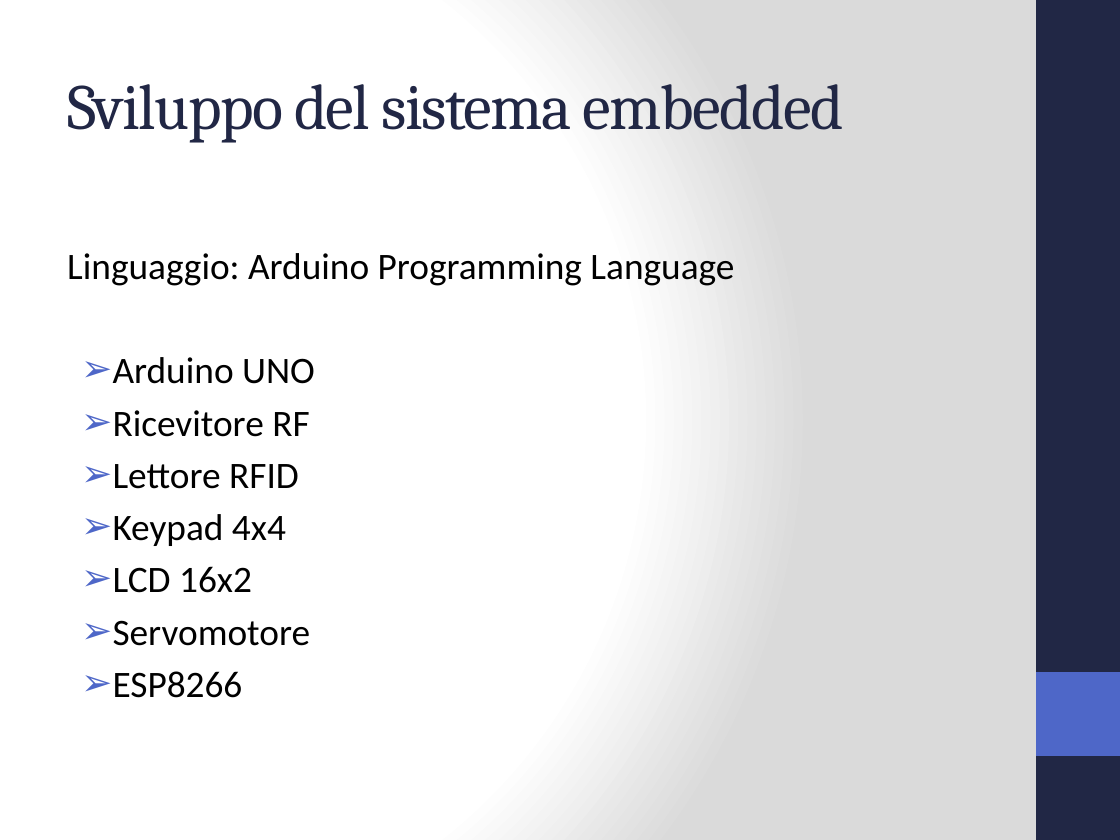
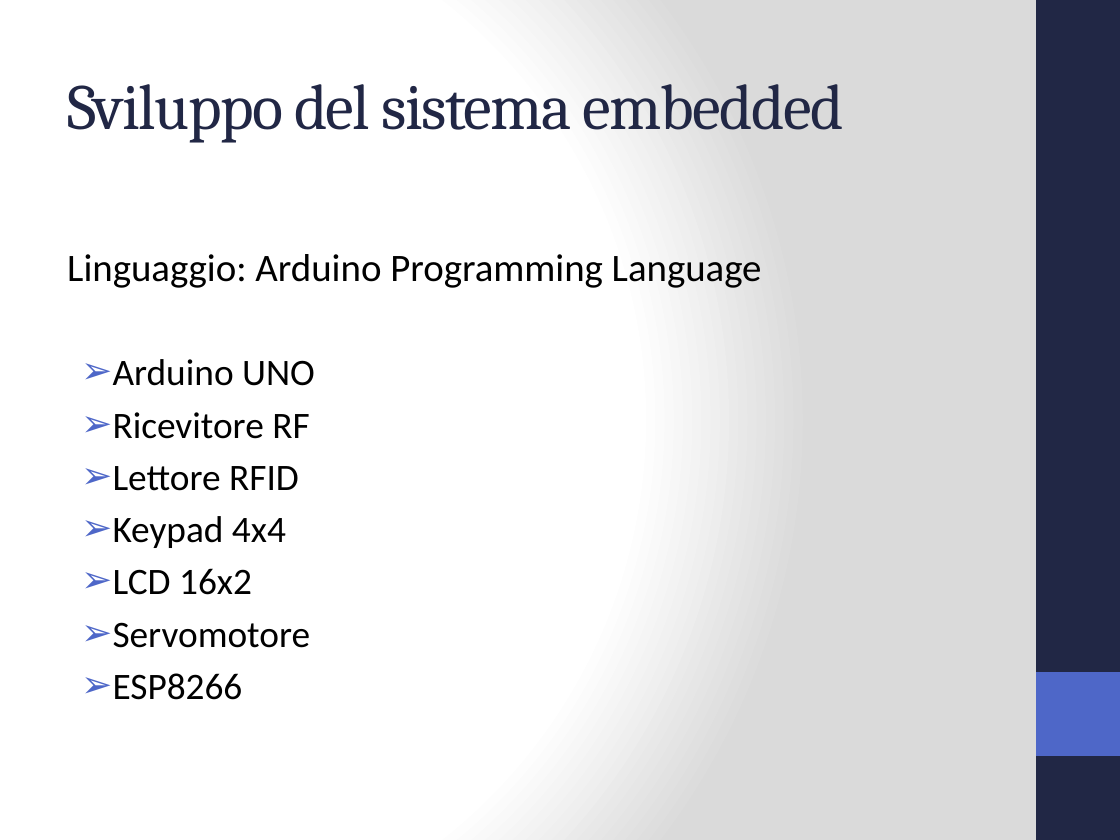
Before and after one commit to Jolsty/SimSim, a slide deck: slide 4 of Tesi_Sistema_Accessi_IoT_Andrei_Ciulpan_872394/presentazione/Sistema Accessi IoT.pptx. Drawn at 1120x840 pixels with LibreOffice and Linux fonts; fonts in the diff are those of the drawing. Boxes give left, top, right and bottom in pixels: in the first picture for what was removed or moved away, otherwise in the second. Text is boxed around its words. In the diff, an @@ line names an element or a change of style, - is before the commit and + after.

```diff
--- a/Tesi_Sistema_Accessi_IoT_Andrei_Ciulpan_872394/presentazione/Sistema Accessi IoT.pptx
+++ b/Tesi_Sistema_Accessi_IoT_Andrei_Ciulpan_872394/presentazione/Sistema Accessi IoT.pptx
@@ text at [67,254,762,288]: size 24 to 25 pt in "Linguaggio: Arduino Programming Language" @@
```
Also in this commit, not shown: 7 other slides changed, 3 other files.
